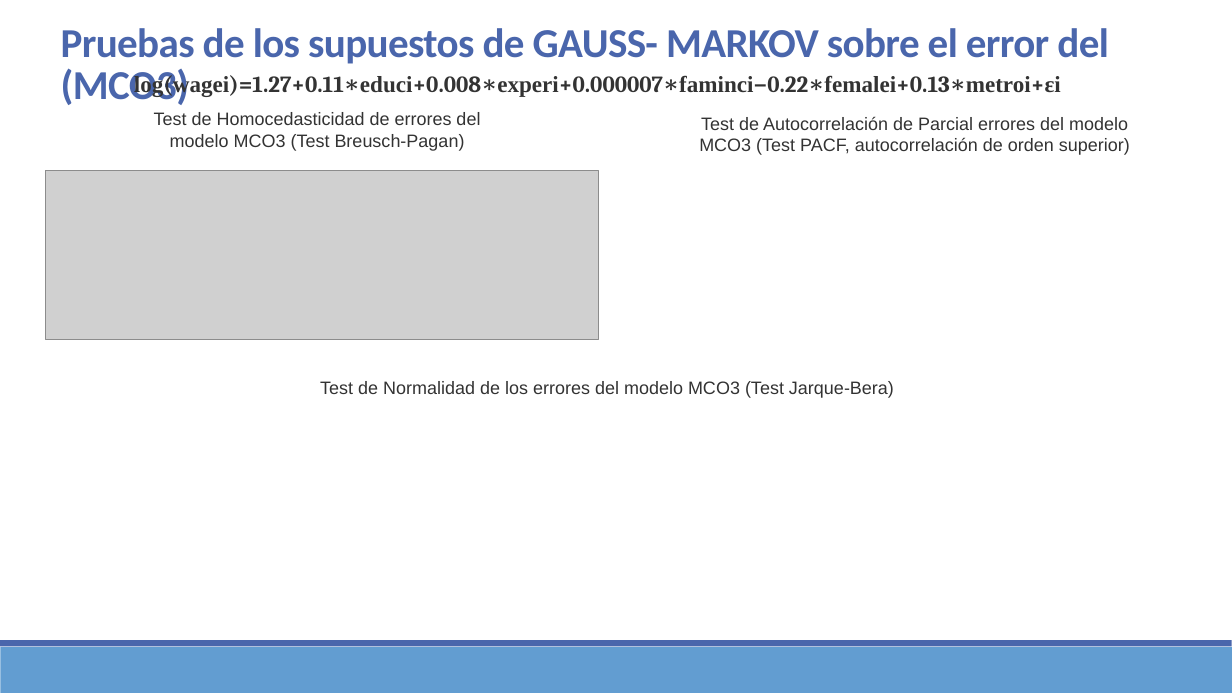
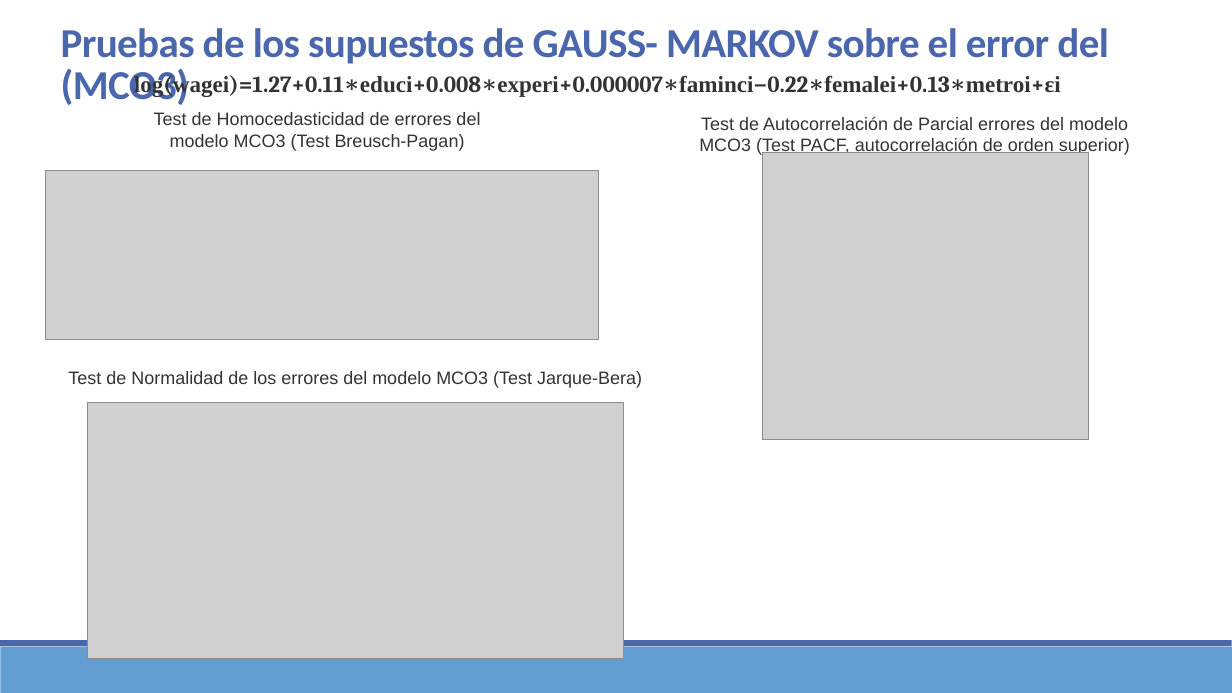
Before and after one commit to Sergio-Ibarra-1795/MIS_Regresion_GitHub, a slide deck: slide 11 of Mod_Lineales_Examen_a_casa_v1_1.pptx. Drawn at 1232x693 pixels with LibreOffice and Linux fonts; fonts in the diff are those of the drawing; grey boxes stand for pictures. Boxes give left, top, right and bottom in pixels: in the first picture for what was removed or moved away, otherwise in the second. Text is boxed around its words. In the diff, an @@ line names an element or a change of style, - is before the commit and + after.

```diff
--- a/Mod_Lineales_Examen_a_casa_v1_1.pptx
+++ b/Mod_Lineales_Examen_a_casa_v1_1.pptx
@@ picture added at [762,152,1089,439] @@
@@ text "Test de Normalidad de los ...": place and size @@
-text "Test de Normalidad de los ..." at [320,381,894,398]
+text "Test de Normalidad de los ..." at [68,371,642,388]
@@ picture added at [88,403,625,659] @@
```
Also in this commit, not shown: 4 other slides changed, 2 slides added, 2 other files.
